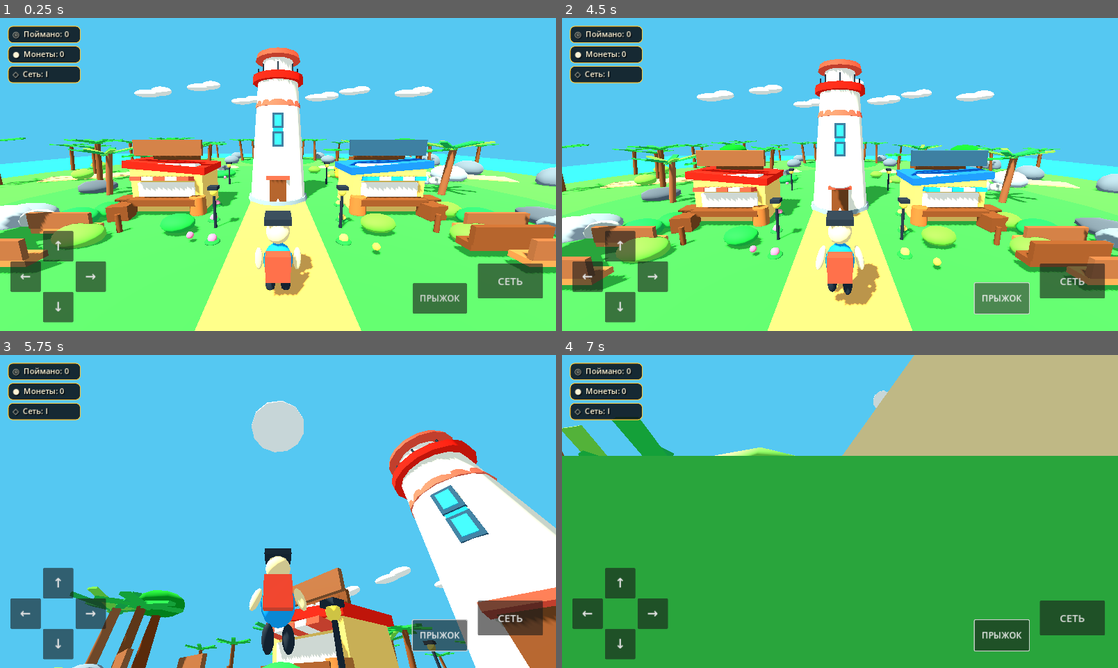
Above: before the commit, frames 1-4 (two rows, left to right).
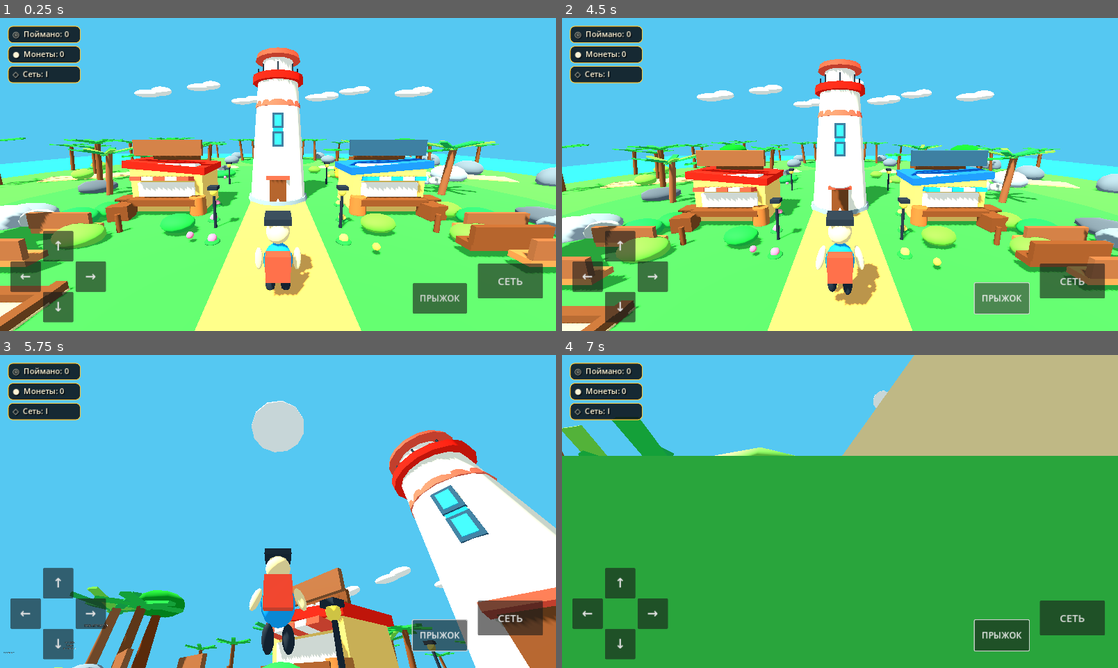
Above: after the commit, the same moments.

Repository: ksotik22/Catch-a-Mutant
Game: Godot game, scene res://scenes/main.tscn
The game is run twice, just before and just after one commit, with the same random seed, the same clock (stepped at 60 frames per second) and the same inputs.
Inputs (mouse positions are in pixels of both pictures, inside the frame that each line leads up to):
- Up to frame 1 (0.25 s): no input
- Up to frame 2 (4.5 s): click "↑" at 0.5 s; click "↓" at 1.25 s; click "←" at 2 s; click "→" at 2.75 s; click "СЕТЬ" at 3.5 s; click "ПРЫЖОК" at 4.25 s
- Up to frame 3 (5.75 s): move the mouse to (305, 511) at 5.02 s; hold W from 5.03 s (still down); hold E from 5.03 s (still down); click (305, 511) at 5.17 s; tap Space at 5.27 s
- Up to frame 4 (7 s): keep holding W; move the mouse to (812, 511) at 5.77 s; release E at 5.78 s; tap E at 5.85 s; tap Space at 6.02 s; move the mouse to (851, 505) at 6.52 s; hold E from 6.53 s (still down)

The runs differ from the first frame. In frame 1, 1.2% of the frame differs, in the area x 0-14%, y 84-100%; in frame 2, 0.9%; in frame 3, less than 0.1%; in frame 4, nothing differs.

Commit message:
Load mutant base system

Diff:
--- a/scripts/player.gd
+++ b/scripts/player.gd
@@ -28,6 +28,8 @@
     get_tree().current_scene.add_child(mutant_spawner)
     var shop_label_style = preload("res://scripts/shop_label_style.gd").new()
     get_tree().current_scene.add_child(shop_label_style)
+    var base_system = preload("res://scripts/base_system.gd").new()
+    get_tree().current_scene.add_child(base_system)
     await get_tree().process_frame
     var animation_controller = preload("res://scripts/player_animation.gd").new()
     animation_controller.name = "PlayerAnimation"
@@ -46,18 +48,12 @@
 func _physics_process(delta: float) -> void:
     if not is_on_floor():
         velocity += get_gravity() * delta
-
     if (Input.is_key_pressed(KEY_SPACE) or mobile_jump_requested) and is_on_floor():
         velocity.y = jump_velocity
     mobile_jump_requested = false
-
-    var input_dir := Vector2(
-        float(Input.is_key_pressed(KEY_D)) - float(Input.is_key_pressed(KEY_A)),
-        float(Input.is_key_pressed(KEY_S)) - float(Input.is_key_pressed(KEY_W))
-    )
+    var input_dir := Vector2(float(Input.is_key_pressed(KEY_D)) - float(Input.is_key_pressed(KEY_A)), float(Input.is_key_pressed(KEY_S)) - float(Input.is_key_pressed(KEY_W)))
     if mobile_controls != null and mobile_controls.move_vector.length() > 0.0:
         input_dir = mobile_controls.move_vector.normalized()
-
     var direction := (transform.basis * Vector3(input_dir.x, 0.0, input_dir.y)).normalized()
     if direction.length() > 0.0:
         velocity.x = direction.x * speed
@@ -65,7 +61,6 @@
     else:
         velocity.x = move_toward(velocity.x, 0.0, speed)
         velocity.z = move_toward(velocity.z, 0.0, speed)
-
     move_and_slide()
 
 func throw_net() -> void:
